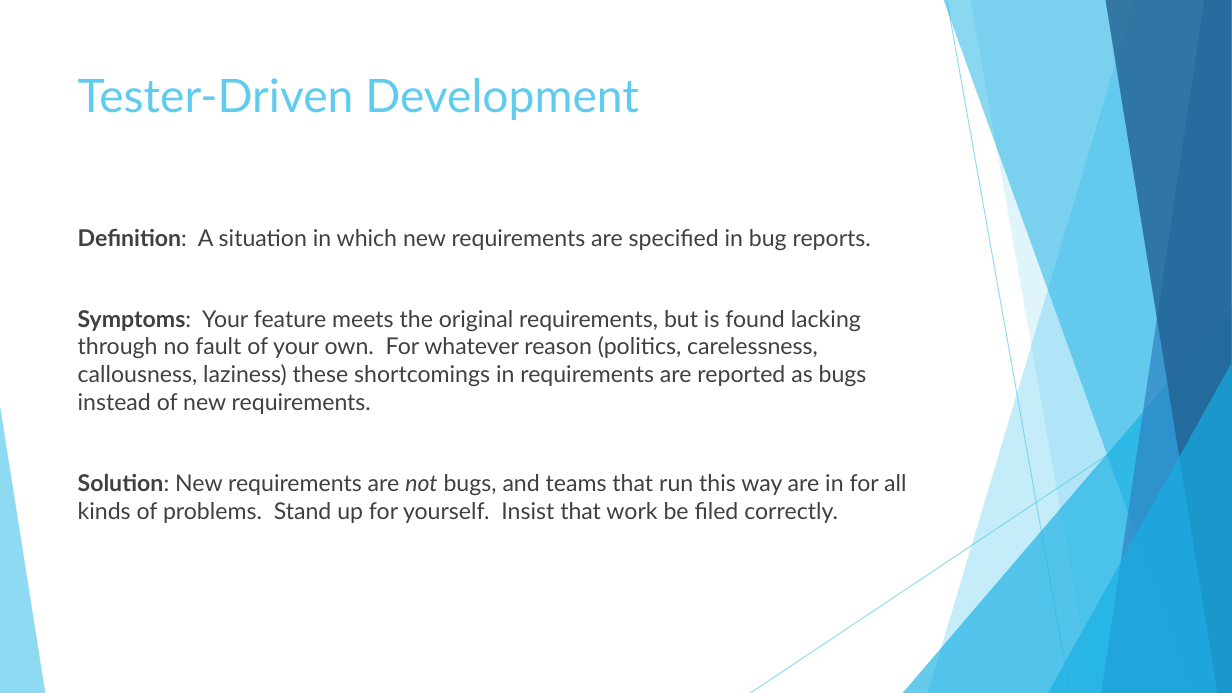
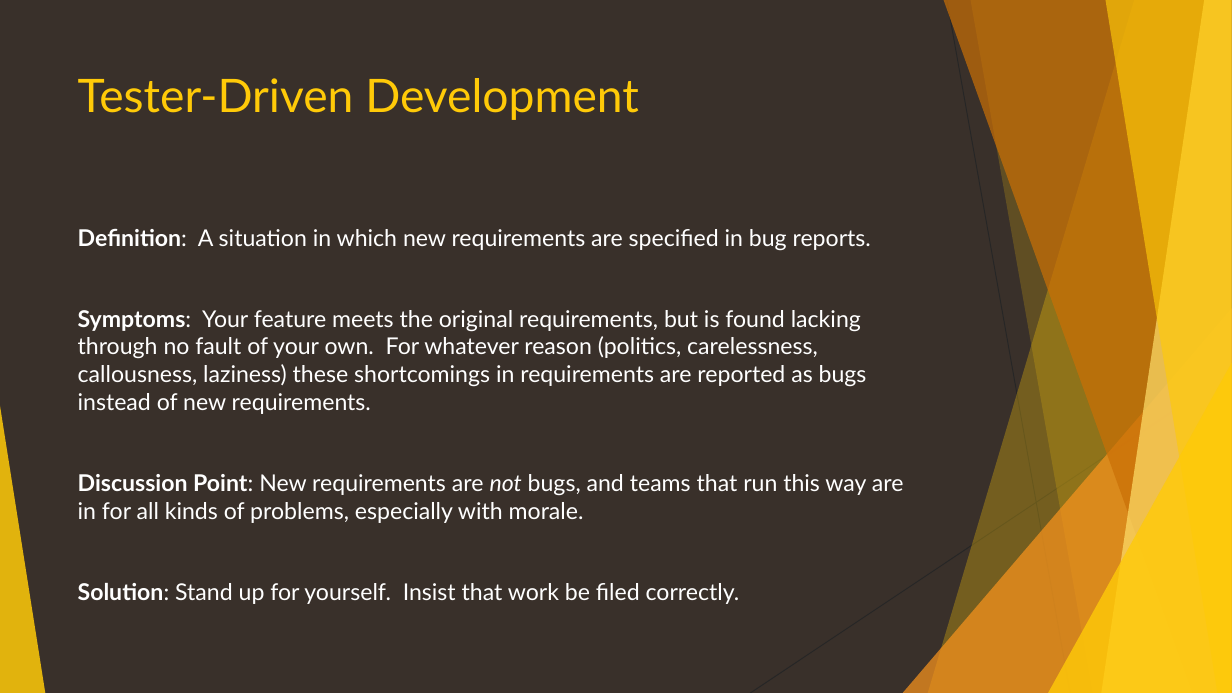
Before and after one commit to ericburcham/anti-patterns, a slide deck: slide 15 of anti-patterns.pptx. Drawn at 1232x693 pixels with LibreOffice and Linux fonts; fonts in the diff are those of the drawing. Boxes give left, top, right and bottom in pixels: in the first picture for what was removed or moved away, otherwise in the second. Text is boxed around its words. In the diff, an @@ line names an element or a change of style, - is before the commit and + after.

Commit message:
update presentation look and some of the wording

```diff
--- a/anti-patterns.pptx
+++ b/anti-patterns.pptx
@@ background #FFFFFF to #39302A @@
@@ freeform shape at [928,0,1232,693]: fill #5FCBEF at 36% opacity to #FFCA08 at 30% opacity @@
@@ freeform shape at [944,0,1232,693]: fill #17B0E4 at 50% opacity to #CA6F06 at 70% opacity @@
@@ line (947, 0) - (1070, 693): stroke #5FCBEF 0.75 pt to #262626 0.75 pt @@
@@ freeform shape at [970,0,1232,693]: fill #5FCBEF at 20% opacity to #FFCA08 at 20% opacity @@
@@ freeform shape at [1102,0,1232,693]: fill #2E83C3 at 70% opacity to #FFDF6B at 70% opacity @@
@@ freeform shape at [1105,0,1232,693]: fill #226292 at 80% opacity to #FFCA08 at 65% opacity @@
@@ title "Tester-Driven Development" at [78,78,639,120]: text colour #5FCBEF to #FFCA08 @@
@@ text at [78,228,871,414]: text colour #404040 to #FFFFFF in "Definition: A situation in which new requirements ...", "Symptoms: Your feature meets the original requirements, ..." @@
@@ triangle at [903,308,1232,693]: fill #17B0E4 at 66% opacity to #F8931D at 72% opacity @@
@@ line (1232, 372) - (750, 693): stroke #5FCBEF 0.75 pt to #262626 0.75 pt @@
@@ triangle at [1048,363,1232,693]: fill #17B0E4 at 66% opacity to #FFCA08 at 80% opacity @@
@@ triangle at [0,406,45,693]: fill #5FCBEF at 70% opacity to #FFCA08 at 85% opacity @@
@@ text at [78,474,904,604]: text changed; text colour #404040 to #FFFFFF @@
-Solution: New requirements are not bugs, and teams that run this way are in for all kinds of problems. Stand up for yourself. Insist that work be filed correctly.
+Discussion Point: New requirements are not bugs, and teams that run this way are in for all kinds of problems, especially with morale.
+Solution: Stand up for yourself. Insist that work be filed correctly.
```
Also in this commit, not shown: 35 other slides changed.
